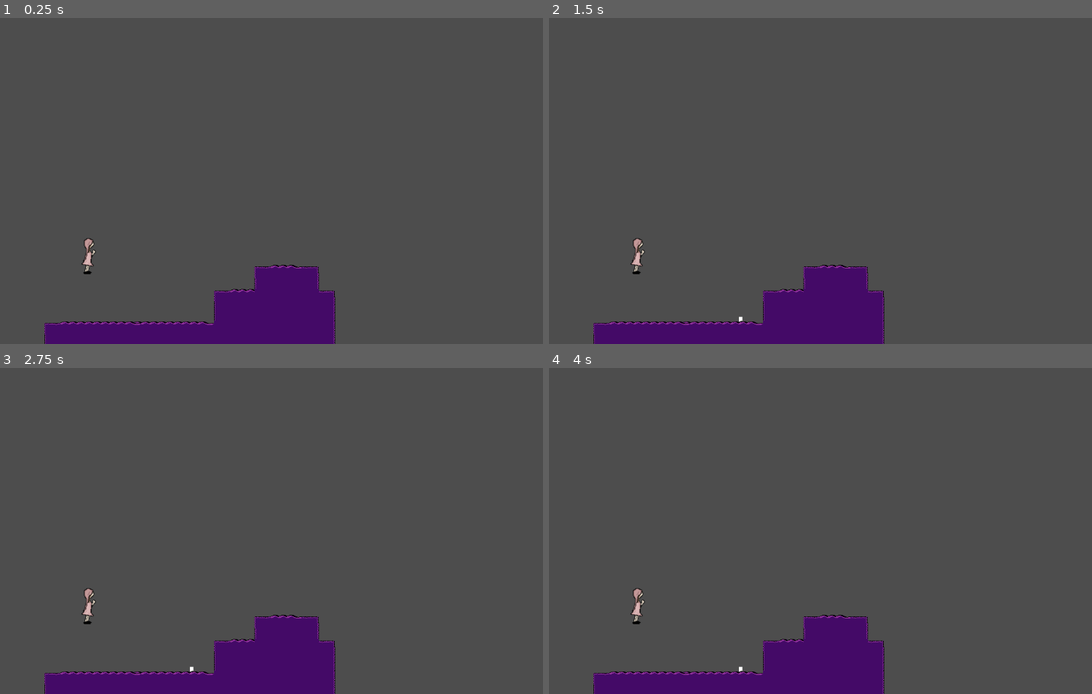
Above: before the commit, frames 1-4 (two rows, left to right).
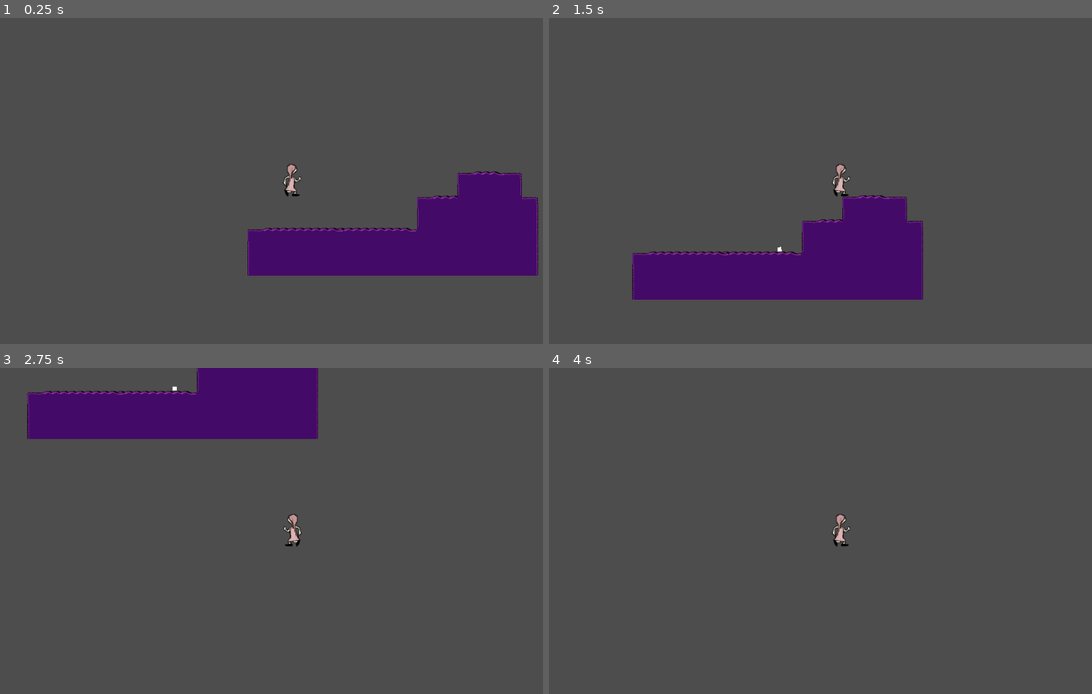
Above: after the commit, the same moments.

Repository: WelehoBRUDER/MetropoliaAMK-godot
Game: Godot game, scene res://world.tscn
The game is run twice, just before and just after one commit, with the same random seed, the same clock (stepped at 60 frames per second) and the same inputs.
Inputs:
- Up to frame 1 (0.25 s): no input
- Up to frame 2 (1.5 s): hold D (move-right) from 0.53 s (still down); tap W (jump) at 0.6, 0.77, 1.07, 1.35 s
- Up to frame 3 (2.75 s): tap W (jump) at 1.52, 1.82, 2.1 s; release D (move-right) at 2.03 s; hold A (move-left) from 2.03 s (still down)
- Up to frame 4 (4 s): release A (move-left) at 2.78 s; hold D (move-right) from 2.78 s (still down); tap W (jump) at 2.85, 3.02, 3.32, 3.6, 3.77 s; tap Enter at 3.5 s

The runs differ from the first frame. In frame 1, 17% of the frame differs, in the area x 8-100%, y 44-100%; in frame 2, 15%; in frame 3, 16%; in frame 4, 7.0%.

Commit message:
added player animation and movement

Diff:
--- /dev/null
+++ b/sampleproject/player.gd
@@ -0,0 +1,41 @@
+extends CharacterBody2D
+@export var movementSpeed = 500
+@export var jumpStrength = 400
+@export var jumpLength = 20
+@export var acceleration = 60
+@export var deceleration = 800
+
+var gravity = ProjectSettings.get_setting("physics/2d/default_gravity")
+
+func _physics_process(delta: float) -> void:
+
+	if not is_on_floor():
+		velocity.y += gravity * delta
+	else:
+		if Input.is_action_just_pressed("jump"):
+			velocity.y = -jumpStrength
+
+	var direction = Input.get_axis("move-left", "move-right")
+
+	if direction:
+		velocity.x = move_toward(velocity.x, direction * movementSpeed, acceleration)
+	else:
+		velocity.x = move_toward(velocity.x, 0.0, deceleration)
+
+	move_and_slide()
+	set_animation(direction)
+
+func set_animation(dir: float) -> void:
+	if dir > 0:
+		$PlayerSprite.flip_h = false
+	elif dir < 0:
+		$PlayerSprite.flip_h = true
+
+	if is_on_floor() and velocity.x != 0:
+		$PlayerAnimation.play("walk")
+	elif not is_on_floor() and velocity.y < 0:
+		$PlayerAnimation.play("jump-up")
+	elif not is_on_floor() and velocity.y > 0:
+		$PlayerAnimation.play("jump-down")
+	else:
+		$PlayerAnimation.play("idle")
--- a/sampleproject/world.tscn
+++ b/sampleproject/world.tscn
@@ -1,7 +1,8 @@
-[gd_scene load_steps=37 format=4 uid="uid://c14qw0deny15v"]
+[gd_scene load_steps=39 format=4 uid="uid://c14qw0deny15v"]
 
 [ext_resource type="Texture2D" uid="uid://dgicsynghyjln" path="res://assets/tiles/tileset_canvas.tres" id="1_f3sb7"]
 [ext_resource type="Texture2D" uid="uid://cjj8mr5d4d57v" path="res://assets/sprites/player/idle.tres" id="2_dwbse"]
+[ext_resource type="Script" uid="uid://djump1v1tjx8k" path="res://player.gd" id="2_pkg7o"]
 [ext_resource type="Texture2D" uid="uid://cj6meqpsnepmq" path="res://assets/sprites/player/in-air.tres" id="3_dwbse"]
 [ext_resource type="Texture2D" uid="uid://d4fmp6v6iu5ys" path="res://assets/sprites/player/jump-down.tres" id="4_dwbse"]
 [ext_resource type="Texture2D" uid="uid://b1l1e5dt0swkr" path="res://assets/sprites/player/jump-up.tres" id="5_dwbse"]
@@ -215,7 +216,7 @@
 tracks/0/type = "value"
 tracks/0/imported = false
 tracks/0/enabled = true
-tracks/0/path = NodePath("AnimatedSprite2D:sprite_frames")
+tracks/0/path = NodePath("Player/PlayerSprite:sprite_frames")
 tracks/0/interp = 1
 tracks/0/loop_wrap = true
 tracks/0/keys = {
@@ -227,7 +228,7 @@
 tracks/1/type = "value"
 tracks/1/imported = false
 tracks/1/enabled = true
-tracks/1/path = NodePath("AnimatedSprite2D:frame")
+tracks/1/path = NodePath("Player/PlayerSprite:frame")
 tracks/1/interp = 1
 tracks/1/loop_wrap = true
 tracks/1/keys = {
@@ -242,7 +243,7 @@
 tracks/0/type = "value"
 tracks/0/imported = false
 tracks/0/enabled = true
-tracks/0/path = NodePath("AnimatedSprite2D:frame")
+tracks/0/path = NodePath("Player/PlayerSprite:frame")
 tracks/0/interp = 1
 tracks/0/loop_wrap = true
 tracks/0/keys = {
@@ -257,7 +258,7 @@
 tracks/0/type = "value"
 tracks/0/imported = false
 tracks/0/enabled = true
-tracks/0/path = NodePath("AnimatedSprite2D:sprite_frames")
+tracks/0/path = NodePath("Player/PlayerSprite:sprite_frames")
 tracks/0/interp = 1
 tracks/0/loop_wrap = true
 tracks/0/keys = {
@@ -269,7 +270,7 @@
 tracks/1/type = "value"
 tracks/1/imported = false
 tracks/1/enabled = true
-tracks/1/path = NodePath("AnimatedSprite2D:frame")
+tracks/1/path = NodePath("Player/PlayerSprite:frame")
 tracks/1/interp = 1
 tracks/1/loop_wrap = true
 tracks/1/keys = {
@@ -284,7 +285,7 @@
 tracks/0/type = "value"
 tracks/0/imported = false
 tracks/0/enabled = true
-tracks/0/path = NodePath("AnimatedSprite2D:sprite_frames")
+tracks/0/path = NodePath("Player/PlayerSprite:sprite_frames")
 tracks/0/interp = 1
 tracks/0/loop_wrap = true
 tracks/0/keys = {
@@ -296,7 +297,7 @@
 tracks/1/type = "value"
 tracks/1/imported = false
 tracks/1/enabled = true
-tracks/1/path = NodePath("AnimatedSprite2D:frame")
+tracks/1/path = NodePath("Player/PlayerSprite:frame")
 tracks/1/interp = 1
 tracks/1/loop_wrap = true
 tracks/1/keys = {
@@ -311,7 +312,7 @@
 tracks/0/type = "value"
 tracks/0/imported = false
 tracks/0/enabled = true
-tracks/0/path = NodePath("AnimatedSprite2D:sprite_frames")
+tracks/0/path = NodePath("Player/PlayerSprite:sprite_frames")
 tracks/0/interp = 1
 tracks/0/loop_wrap = true
 tracks/0/keys = {
@@ -323,7 +324,7 @@
 tracks/1/type = "value"
 tracks/1/imported = false
 tracks/1/enabled = true
-tracks/1/path = NodePath("AnimatedSprite2D:frame")
+tracks/1/path = NodePath("Player/PlayerSprite:frame")
 tracks/1/interp = 1
 tracks/1/loop_wrap = true
 tracks/1/keys = {
@@ -338,7 +339,7 @@
 tracks/0/type = "value"
 tracks/0/imported = false
 tracks/0/enabled = true
-tracks/0/path = NodePath("AnimatedSprite2D:sprite_frames")
+tracks/0/path = NodePath("Player/PlayerSprite:sprite_frames")
 tracks/0/interp = 1
 tracks/0/loop_wrap = true
 tracks/0/keys = {
@@ -350,7 +351,7 @@
 tracks/1/type = "value"
 tracks/1/imported = false
 tracks/1/enabled = true
-tracks/1/path = NodePath("AnimatedSprite2D:frame")
+tracks/1/path = NodePath("Player/PlayerSprite:frame")
 tracks/1/interp = 1
 tracks/1/loop_wrap = true
 tracks/1/keys = {
@@ -370,6 +371,10 @@
 &"walk": SubResource("Animation_dwbse")
 }
 
+[sub_resource type="CapsuleShape2D" id="CapsuleShape2D_pkg7o"]
+radius = 7.0
+height = 62.0
+
 [node name="World" type="Node2D"]
 
 [node name="TileMapLayer" type="TileMapLayer" parent="."]
@@ -396,14 +401,24 @@
 scale = Vector2(8.5, 7.5)
 texture = SubResource("CanvasTexture_aqk2v")
 
-[node name="AnimatedSprite2D" type="AnimatedSprite2D" parent="."]
+[node name="Player" type="CharacterBody2D" parent="."]
+script = ExtResource("2_pkg7o")
+
+[node name="PlayerSprite" type="AnimatedSprite2D" parent="Player"]
 position = Vector2(177, 472.818)
 sprite_frames = SubResource("SpriteFrames_tlwt5")
-animation = &"in-air"
-
-[node name="AnimationPlayer" type="AnimationPlayer" parent="."]
+animation = &"walk"
+frame = 1
+
+[node name="PlayerAnimation" type="AnimationPlayer" parent="Player"]
+root_node = NodePath("../..")
 libraries = {
 &"": SubResource("AnimationLibrary_pkg7o")
 }
 
-[node name="CharacterBody2D" type="CharacterBody2D" parent="."]
+[node name="CollisionShape2D" type="CollisionShape2D" parent="Player"]
+position = Vector2(173, 476)
+shape = SubResource("CapsuleShape2D_pkg7o")
+
+[node name="Camera2D" type="Camera2D" parent="Player"]
+position = Vector2(174, 477)
Not shown, added: sampleproject/player.gd.uid
